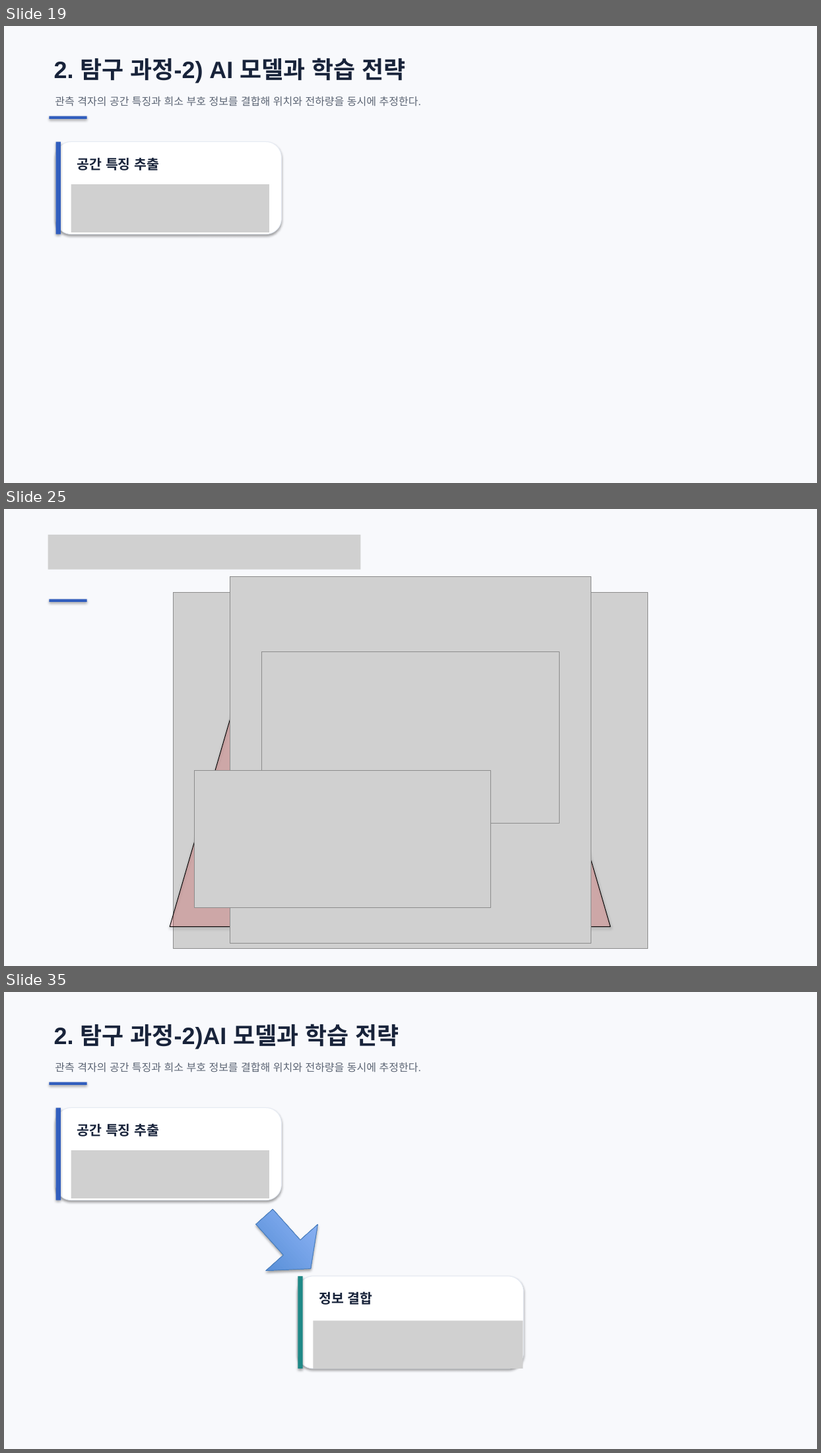
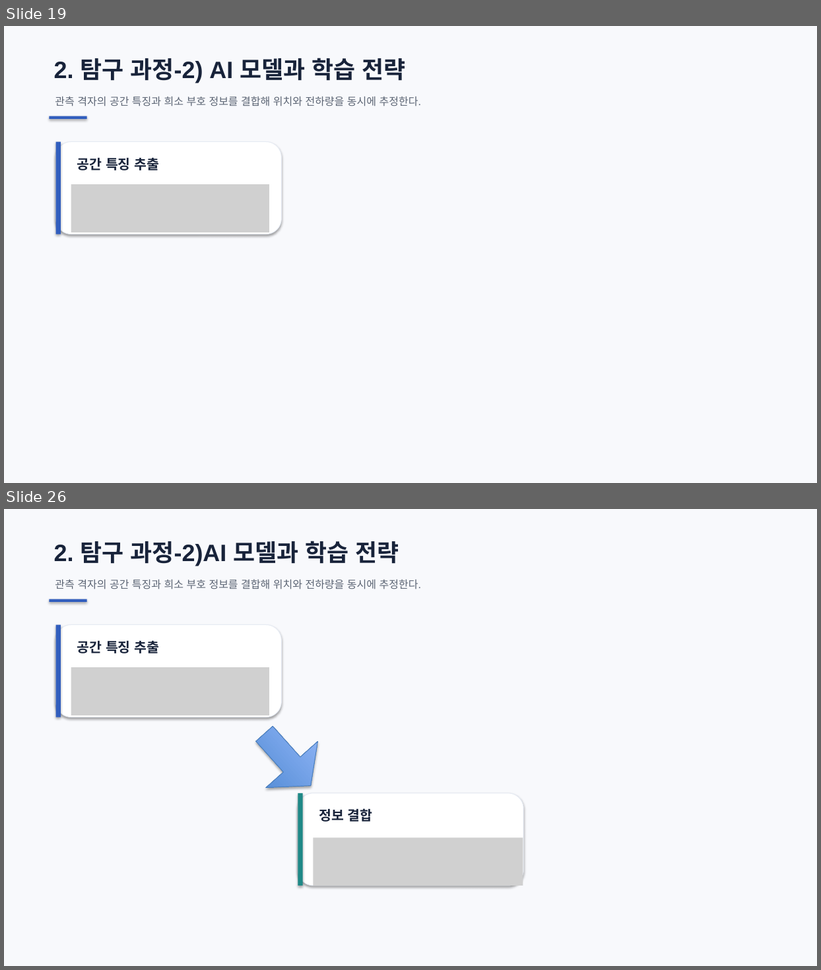
Before and after one commit to ohyunu525/KK-AI, a slide deck: Documents/보고서 파일.pptx. Shown one above the other, each under a label of ours: slides 19, 25 and 35 before the commit, slides 19 and 26 after it; the slides between them are not shown. The pictures are 821x1453 and 821x970 pixels, drawn with LibreOffice and Linux fonts; fonts in the diff are those of the drawing; grey boxes stand for pictures. Boxes give left, top, right and bottom in pixels: in the first picture for what was removed or moved away, otherwise in the second. Text is boxed around its words. In the diff, an @@ line names an element or a change of style, - is before the commit and + after.

```diff
--- a/Documents/보고서 파일.pptx
+++ b/Documents/보고서 파일.pptx
@@ slide 25 removed at [4,509,817,966], background #F8F9FC @@
@@ picture removed at [48,535,361,569] @@
@@ picture removed at [230,577,591,944] @@
@@ rectangle removed at [49,599,87,601] @@
@@ picture removed at [173,593,648,949] @@
@@ trapezoid removed at [170,630,611,927] @@
@@ line removed from (252, 634) to (525, 634) @@
@@ line removed from (252, 635) to (525, 635) @@
@@ line removed from (254, 634) to (528, 634) @@
@@ line removed from (254, 635) to (528, 635) @@
@@ picture removed at [262,652,560,823] @@
@@ picture removed at [194,770,491,908] @@
@@ what was slide 35 is now slide 26 @@
```
Also in this commit, not shown: 5 slides changed, 5 slides added, 10 other slides removed, 1 other file.
